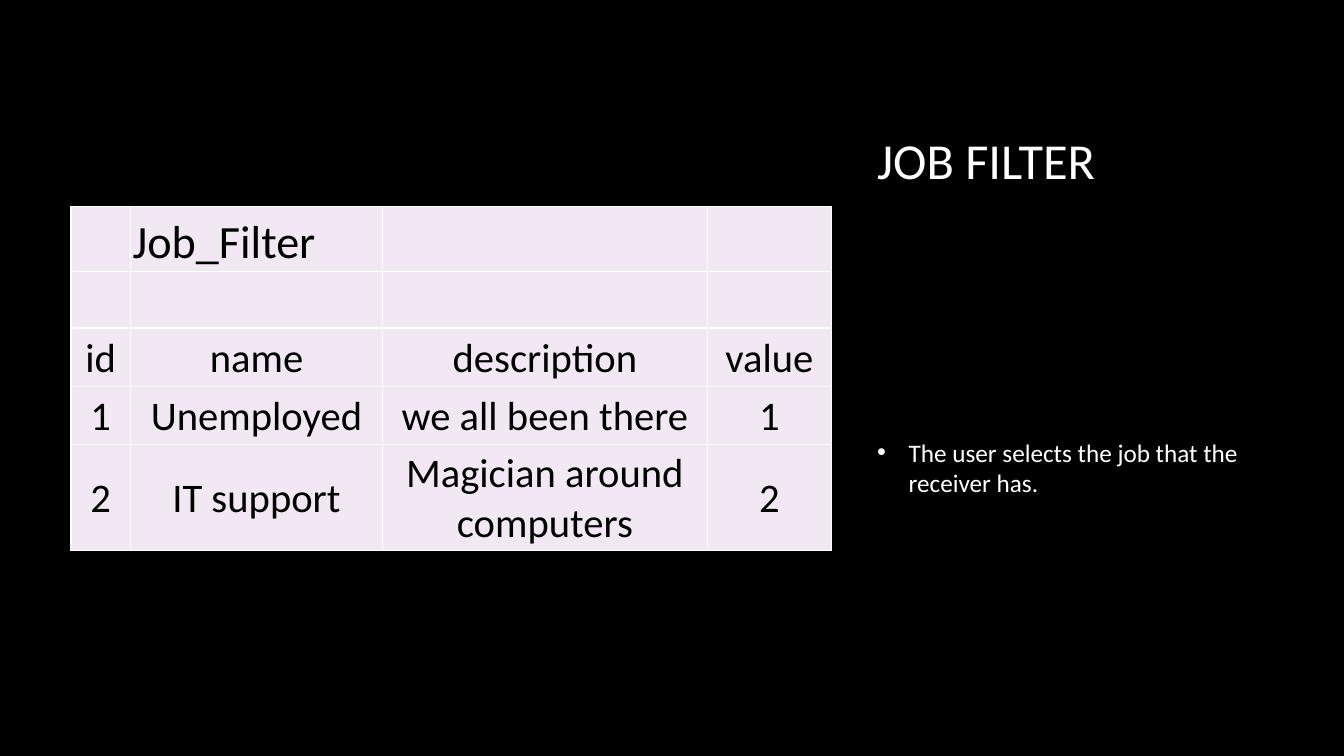
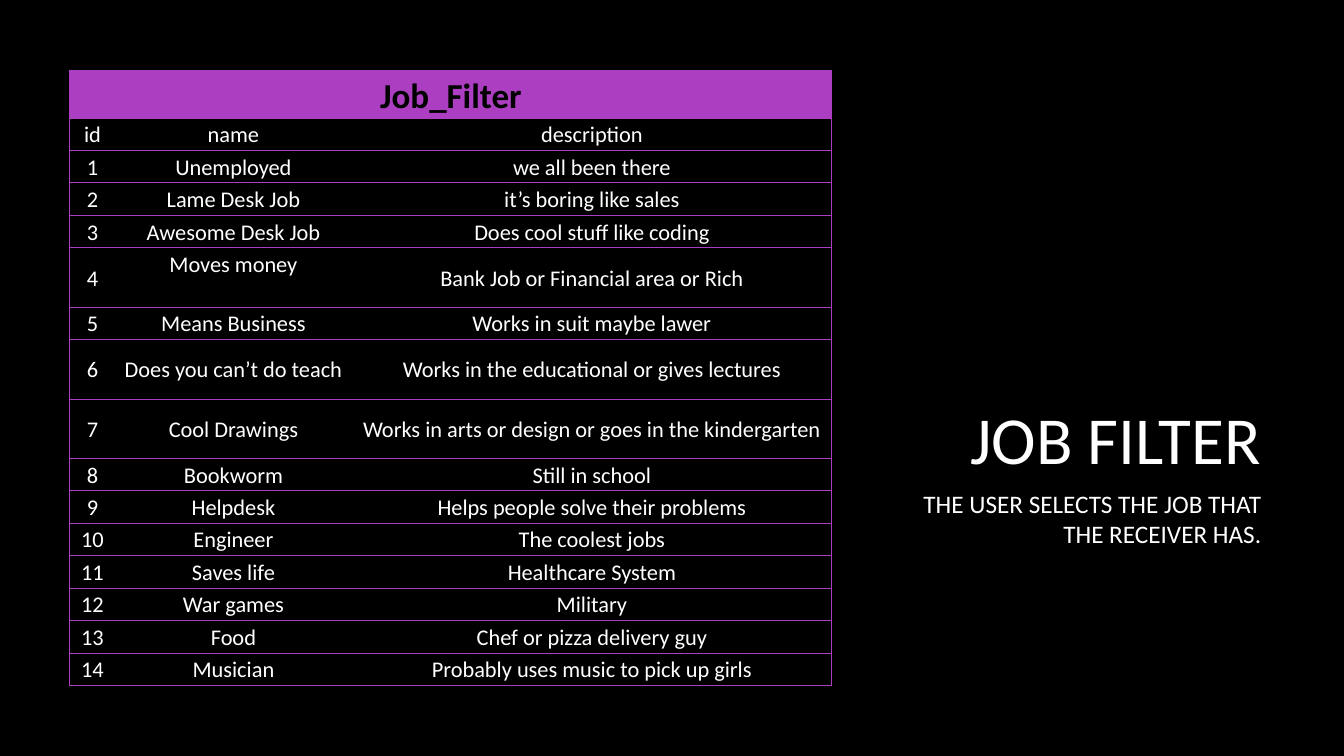
Before and after one commit to lmaia-22/gift_finder, a slide deck: slide 9 of DOCS/gift-finder.pptx. Drawn at 1344x756 pixels with LibreOffice and Linux fonts; fonts in the diff are those of the drawing; background and template pictures are left out. Boxes give left, top, right and bottom in pixels: in the first picture for what was removed or moved away, otherwise in the second. Text is boxed around its words. In the diff, an @@ line names an element or a change of style, - is before the commit and + after.

```diff
--- a/DOCS/gift-finder.pptx
+++ b/DOCS/gift-finder.pptx
@@ table at bbox=[70, 71, 832, 687] @@
- | Job_Filter |  | 
- |  |  | 
-id | name | description | value
-1 | Unemployed | we all been there | 1
-2 | IT support | Magician around computers | 2
+Job_Filter |  | 
+id | name | description
+1 | Unemployed | we all been there
+2 | Lame Desk Job | it’s boring like sales
+3 | Awesome Desk Job | Does cool stuff like coding
+4 | Moves money | Bank Job or Financial area or Rich
+5 | Means Business | Works in suit maybe lawer
+6 | Does you can’t do teach | Works in the educational or gives lectures
+7 | Cool Drawings | Works in arts or design or goes in the kindergarten
+8 | Bookworm | Still in school
+9 | Helpdesk | Helps people solve their problems
+10 | Engineer | The coolest jobs
+11 | Saves life | Healthcare System
+12 | War games | Military
+13 | Food | Chef or pizza delivery guy
+14 | Musician | Probably uses music to pick up girls
@@ table: place and size @@
-table at bbox=[71, 207, 831, 552]
+table at bbox=[70, 71, 832, 687]
@@ title "JOB FILTER": place and size @@
-title "JOB FILTER" at bbox=[877, 146, 1095, 180]
+title "JOB FILTER" at bbox=[970, 420, 1261, 465]
@@ title "JOB FILTER" at bbox=[970, 420, 1261, 465]: size 36 to 48 pt; alignment left to right; vertical alignment middle to bottom @@
@@ text "THE USER SELECTS THE JOB ..." at bbox=[923, 496, 1261, 543]: vertical alignment middle to top @@
@@ text at bbox=[923, 496, 1261, 543]: text changed @@
-• The user selects the job that the receiver has.
+THE USER SELECTS THE JOB THAT THE RECEIVER HAS.
```
Also in this commit, not shown: 10 other slides changed, 3 slides added, 1 slide removed, 1 other file.
